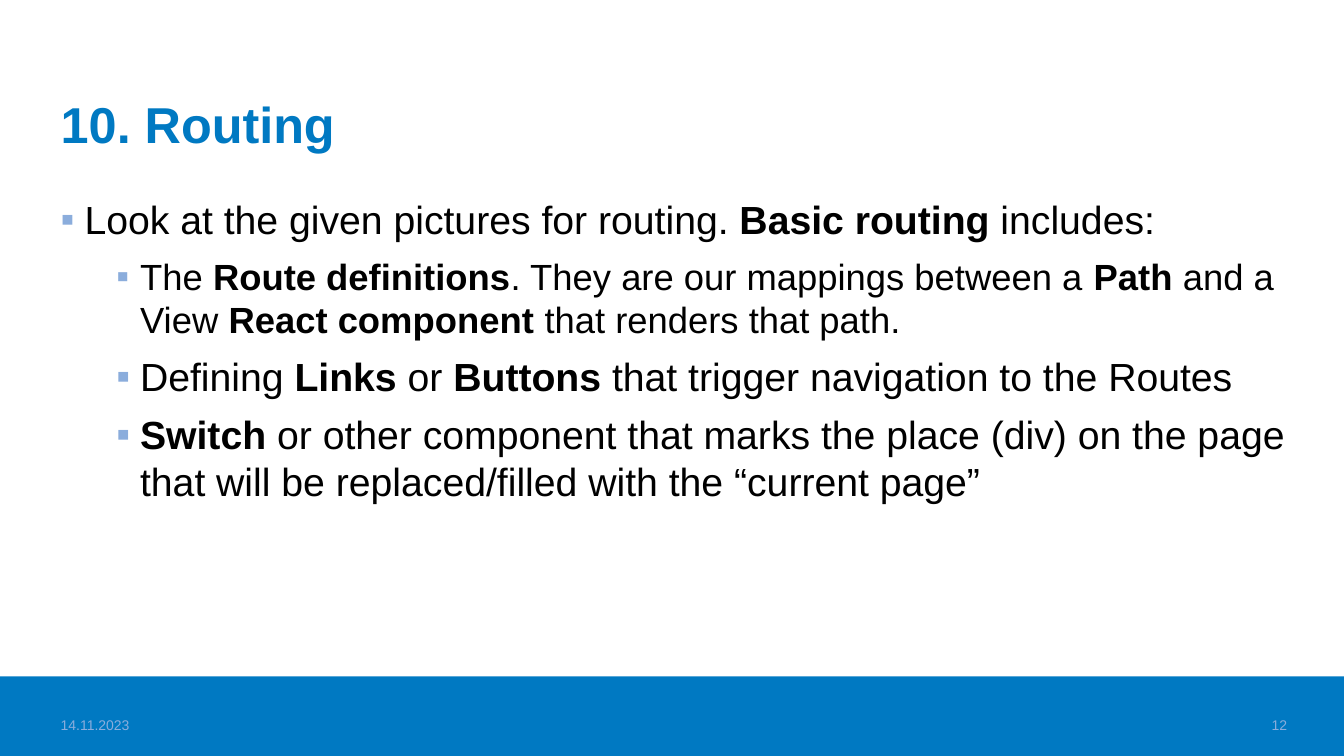
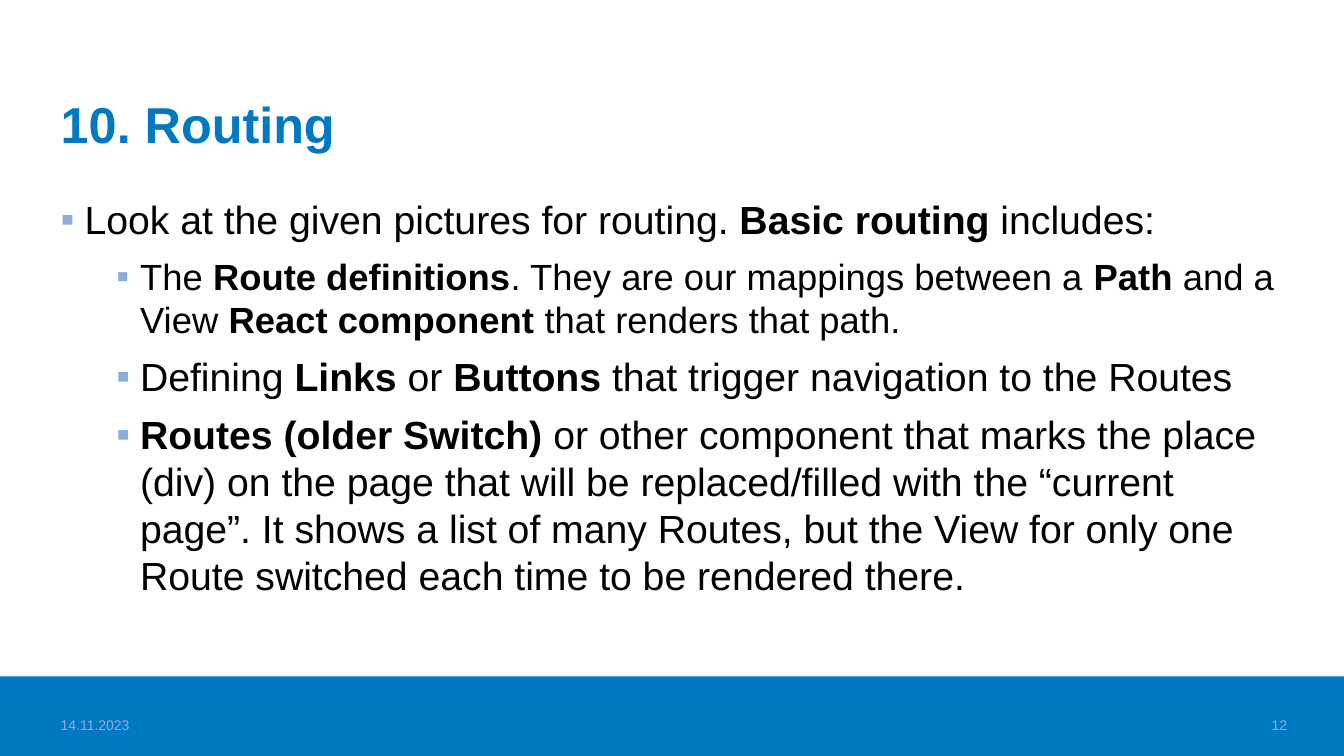
Before and after one commit to haagahelia/ohke-teknologiat, a slide deck: slide 12 of 05_frontend/Frontend_VideoTopics.pptx. Drawn at 1344x756 pixels with LibreOffice and Linux fonts; fonts in the diff are those of the drawing; background and template pictures are left out. Boxes give left, top, right and bottom in pixels: in the first picture for what was removed or moved away, otherwise in the second. Text is boxed around its words. In the diff, an @@ line names an element or a change of style, - is before the commit and + after.

```diff
--- a/05_frontend/Frontend_VideoTopics.pptx
+++ b/05_frontend/Frontend_VideoTopics.pptx
@@ text at (140,420,1256,591): text changed @@
-  ▪ Switch or other component that marks the place (div) on the page that will be replaced/filled with the “current page”
+  ▪ Routes (older Switch) or other component that marks the place (div) on the page that will be replaced/filled with the “current page”. It shows a list of many Routes, but the View for only one Route switched each time to be rendered there.
```
Also in this commit, not shown: 1 other slide changed, 1 other file.
